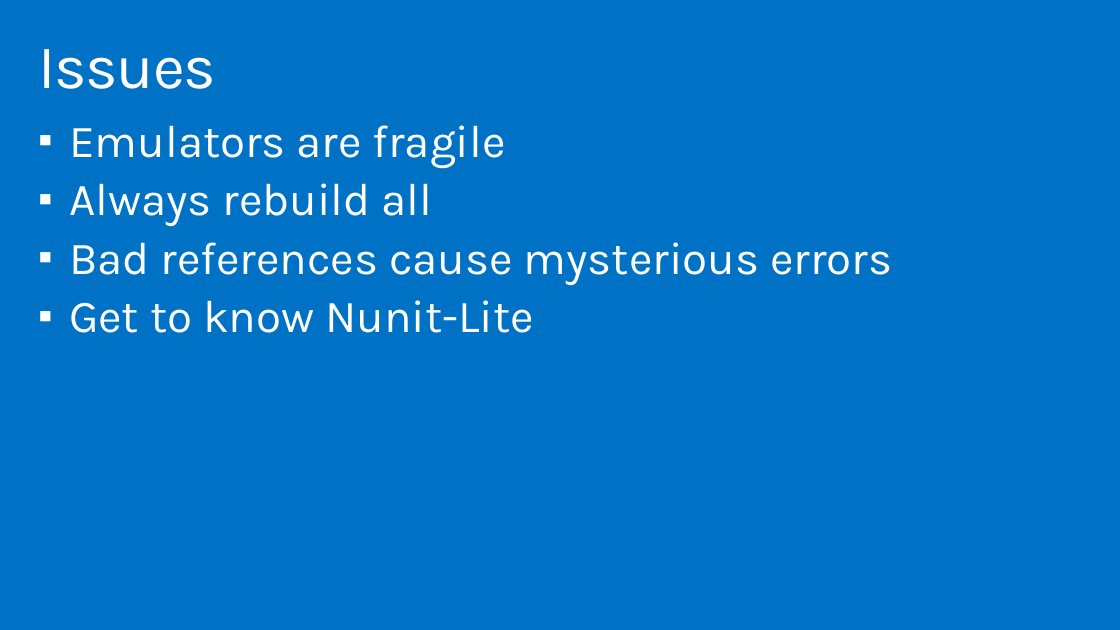
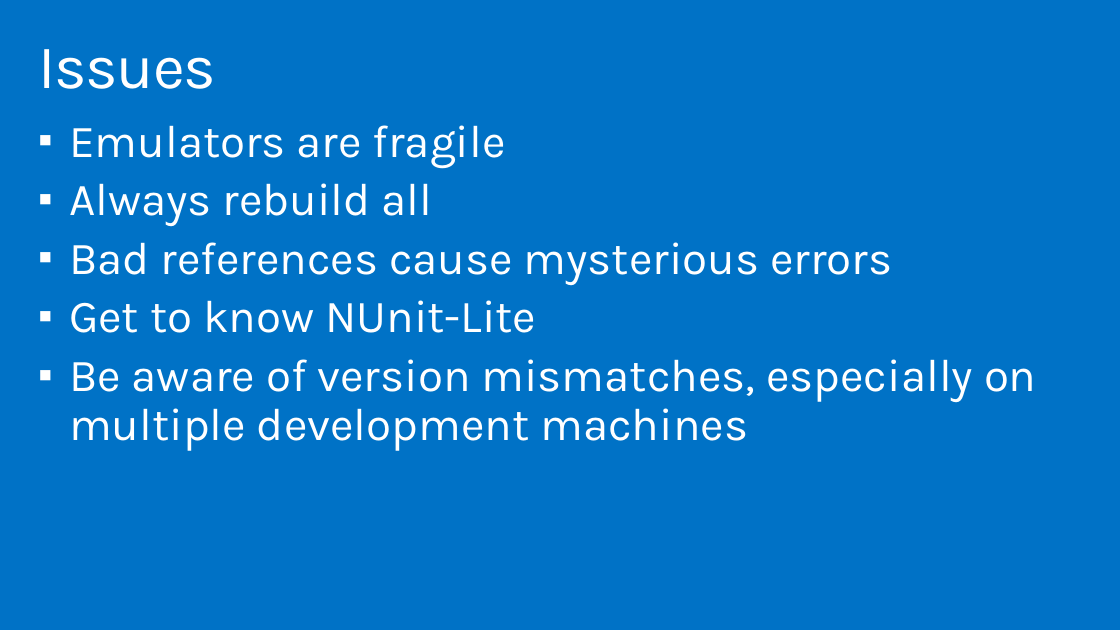
Before and after one commit to cledotnet/Xamarin.Forms, a slide deck: slide 30 of doc/Cross-Platform with Xamarin.pptx (slide 25 before the commit). Drawn at 1120x630 pixels with LibreOffice and Linux fonts; fonts in the diff are those of the drawing; background and template pictures are left out. Boxes give left, top, right and bottom in pixels: in the first picture for what was removed or moved away, otherwise in the second. Text is boxed around its words. In the diff, an @@ line names an element or a change of style, - is before the commit and + after.

```diff
--- a/doc/Cross-Platform with Xamarin.pptx
+++ b/doc/Cross-Platform with Xamarin.pptx
@@ text at box(69, 300, 1037, 451): text changed @@
-▪ Get to know Nunit-Lite
+▪ Get to know NUnit-Lite
+▪ Be aware of version mismatches, especially on multiple development machines
```
Also in this commit, not shown: 2 other slides changed, 5 slides added, 1 other file.
